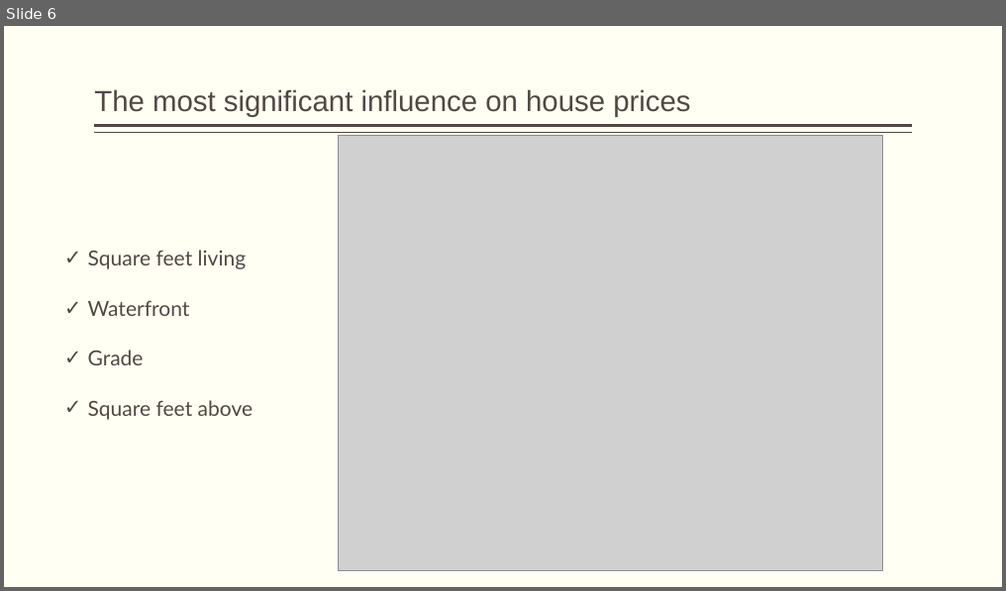
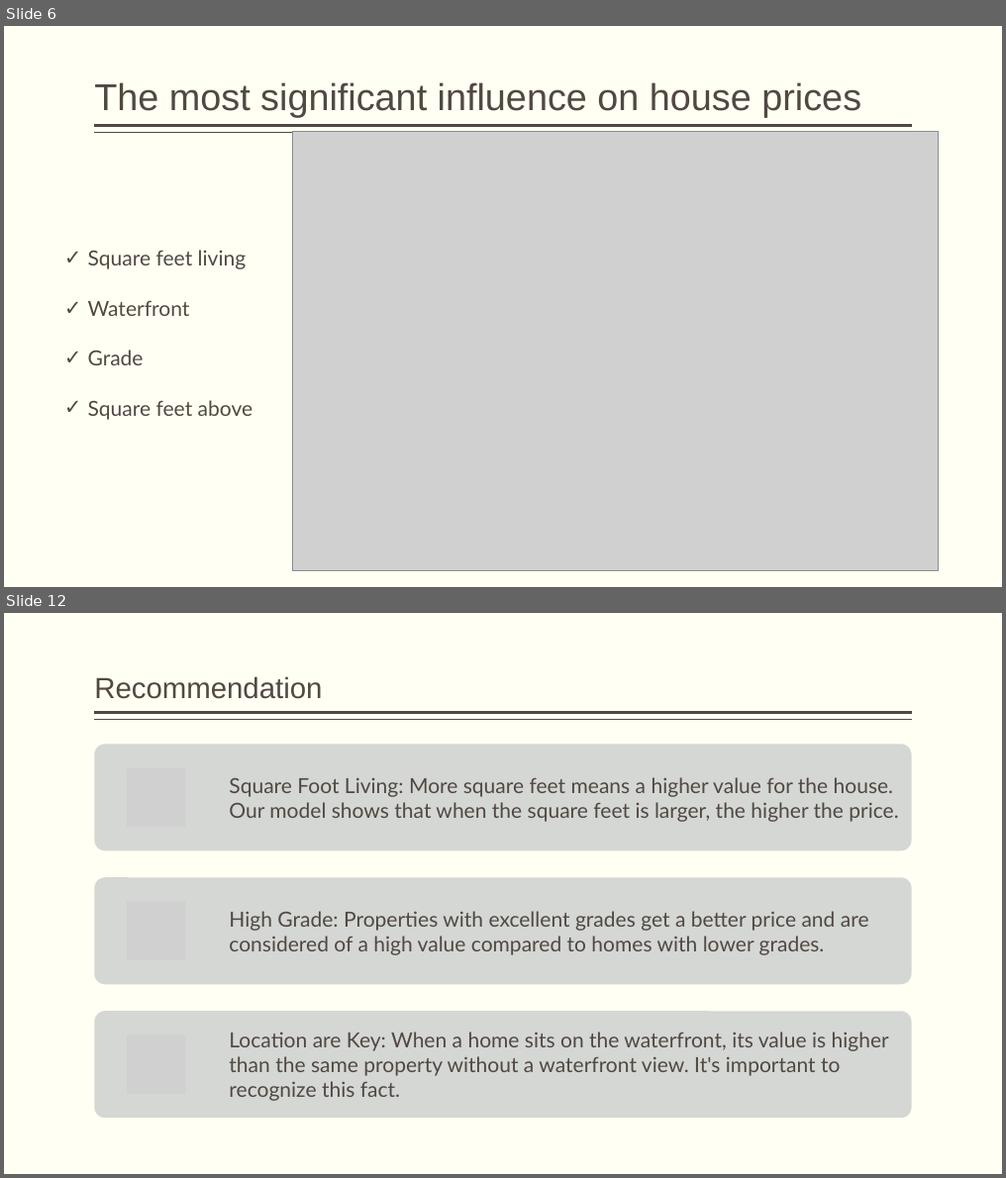
Before and after one commit to olaidekashimawo/King-County-House-Sales, a slide deck: King County House price Analysis - Copy.pptx. Shown one above the other, each under a label of ours: slide 6 before the commit, slides 6 and 12 after it; the slides between them are not shown. The pictures are 1006x591 and 1006x1178 pixels, drawn with LibreOffice and Linux fonts; fonts in the diff are those of the drawing; grey boxes stand for pictures. Boxes give left, top, right and bottom in pixels: in the first picture for what was removed or moved away, otherwise in the second. Text is boxed around its words. In the diff, an @@ line names an element or a change of style, - is before the commit and + after.

```diff
--- a/King County House price Analysis - Copy.pptx
+++ b/King County House price Analysis - Copy.pptx
@@ slide 12 added at box(4, 613, 1002, 1174), background #FFFFF3; not listed: 2 template elements that a slide beside it also shows @@
@@ title added at box(94, 676, 322, 699), 28 pt, text #514843 @@
+Recommendation
@@ group added at box(94, 744, 912, 1118): 3 rounded rectangles, 3 pictures, 3 texts @@
+Square Foot Living: More square feet means a higher value for the house. Our model shows that when the square feet is larger, the higher the price.
+High Grade: Properties with excellent grades get a better price and are considered of a high value compared to homes with lower grades.
+Location are Key: When a home sits on the waterfront, its value is higher than the same property without a waterfront view. It's important to recognize this fact.
@@ slide 6 changed as well @@
@@ title "The most significant influence on ..." at box(94, 82, 861, 117): size 28 to 36 pt @@
@@ picture: place and size @@
-picture at box(339, 135, 884, 571)
+picture at box(292, 132, 939, 571)
```
Also in this commit, not shown: 6 other slides changed, 6 other slides added, 2 slides removed, 2 other files.
